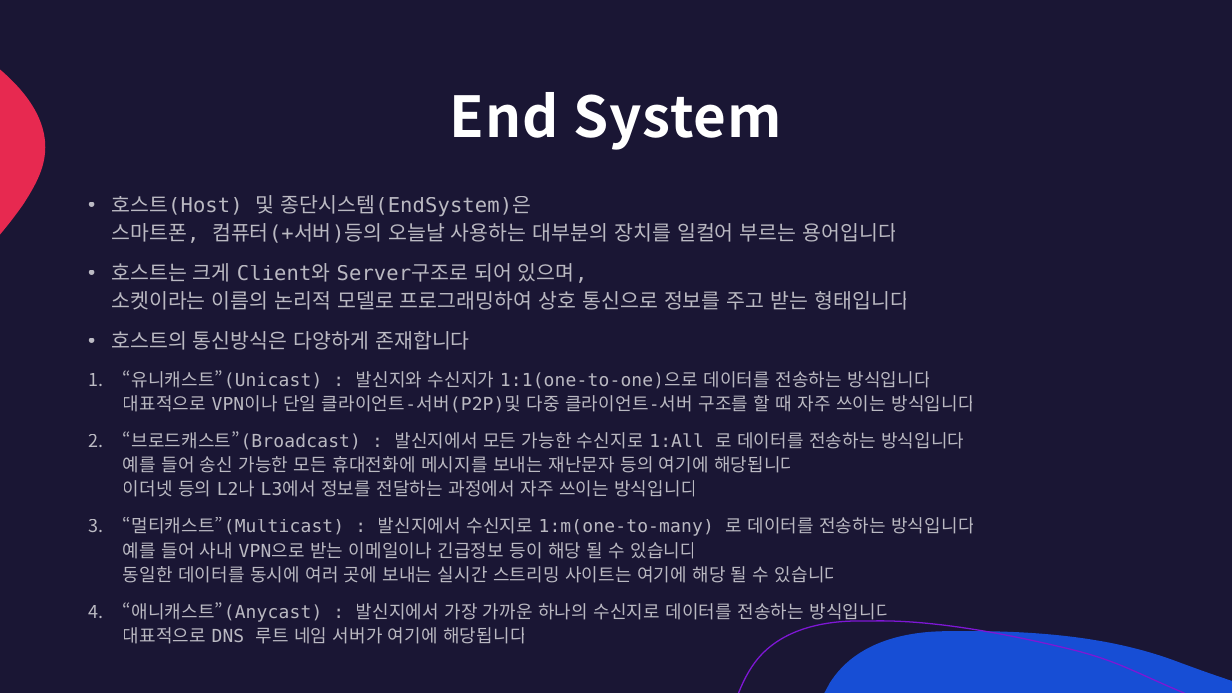
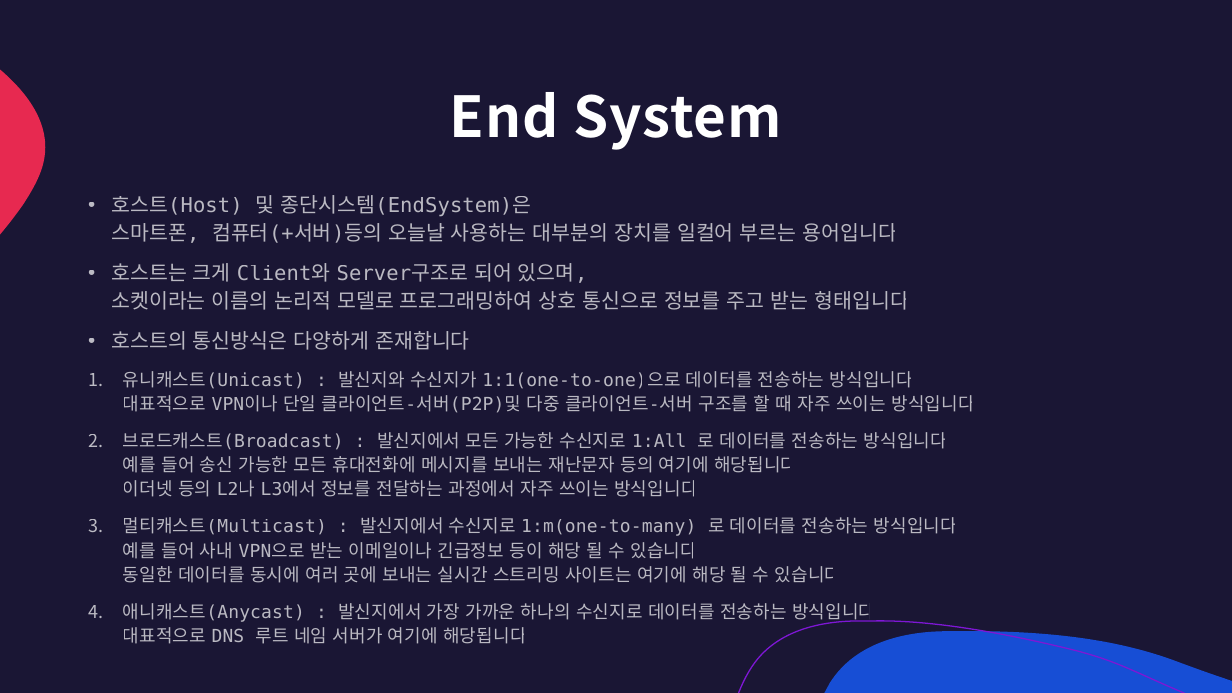
Before and after one commit to lumen4723/2024_network, a slide deck: slide 4 of 1.pptx. Drawn at 1232x693 pixels with LibreOffice and Linux fonts; fonts in the diff are those of the drawing. Boxes give left, top, right and bottom in pixels: in the first picture for what was removed or moved away, otherwise in the second. Text is boxed around its words. In the diff, an @@ line names an element or a change of style, - is before the commit and + after.

```diff
--- a/1.pptx
+++ b/1.pptx
@@ text at <box>123,371,974,644</box>: text changed @@
-1. “유니캐스트”(Unicast) : 발신지와 수신지가 1:1(one-to-one)으로 데이터를 전송하는 방식입니다
-   대표적으로 VPN이나 단일 클라이언트-서버(P2P)및 다중 클라이언트-서버 구조를 할 때 자주 쓰이는 방식입니다
-2. “브로드캐스트”(Broadcast) : 발신지에서 모든 가능한 수신지로 1:All 로 데이터를 전송하는 방식입니다
-   예를 들어 송신 가능한 모든 휴대전화에 메시지를 보내는 재난문자 등의 여기에 해당됩니다
-   이더넷 등의 L2나 L3에서 정보를 전달하는 과정에서 자주 쓰이는 방식입니다
-3. “멀티캐스트”(Multicast) : 발신지에서 수신지로 1:m(one-to-many) 로 데이터를 전송하는 방식입니다
-   예를 들어 사내 VPN으로 받는 이메일이나 긴급정보 등이 해당 될 수 있습니다
-   동일한 데이터를 동시에 여러 곳에 보내는 실시간 스트리밍 사이트는 여기에 해당 될 수 있습니다
-4. “애니캐스트”(Anycast) : 발신지에서 가장 가까운 하나의 수신지로 데이터를 전송하는 방식입니다
-   대표적으로 DNS 루트 네임 서버가 여기에 해당됩니다
+1. 유니캐스트(Unicast) : 발신지와 수신지가 1:1(one-to-one)으로 데이터를 전송하는 방식입니다
+   대표적으로 VPN이나 단일 클라이언트-서버(P2P)및 다중 클라이언트-서버 구조를 할 때 자주 쓰이는 방식입니다
+2. 브로드캐스트(Broadcast) : 발신지에서 모든 가능한 수신지로 1:All 로 데이터를 전송하는 방식입니다
+   예를 들어 송신 가능한 모든 휴대전화에 메시지를 보내는 재난문자 등의 여기에 해당됩니다
+   이더넷 등의 L2나 L3에서 정보를 전달하는 과정에서 자주 쓰이는 방식입니다
+3. 멀티캐스트(Multicast) : 발신지에서 수신지로 1:m(one-to-many) 로 데이터를 전송하는 방식입니다
+   예를 들어 사내 VPN으로 받는 이메일이나 긴급정보 등이 해당 될 수 있습니다
+   동일한 데이터를 동시에 여러 곳에 보내는 실시간 스트리밍 사이트는 여기에 해당 될 수 있습니다
+4. 애니캐스트(Anycast) : 발신지에서 가장 가까운 하나의 수신지로 데이터를 전송하는 방식입니다
+   대표적으로 DNS 루트 네임 서버가 여기에 해당됩니다
```
Also in this commit, not shown: 6 other slides changed, 2 slides added, 2 slides removed.
